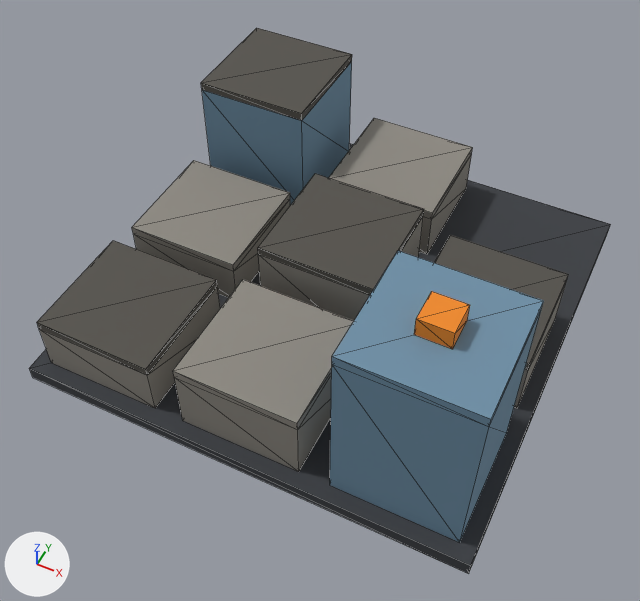
One commit to the glTF model public/assets/models/props/overworld-settlement-town.glb: the scene before it, then after it.
Camera for both pictures: a camera (50 mm lens) standing at (0.345, -0.755, 0.928) and looking at (0.006, -0.076, 0.079). The axes (+X, +Y, +Z) are drawn at lower left. The lights are the same throughout. The picture after the commit comes second. Mesh edges are drawn as thin lines. Vertices at exactly the same position are counted once.

Objects in the first picture: 'beacon', 'block0_body', 'block0_roof', 'block1_body', 'block1_roof', 'block2_body', 'block2_roof', 'block3_body', 'block3_roof', 'block4_body', 'block4_roof', 'block5_body', 'block5_roof', 'block6_body', 'block6_roof', 'block7_body', 'block7_roof', 'plate'.
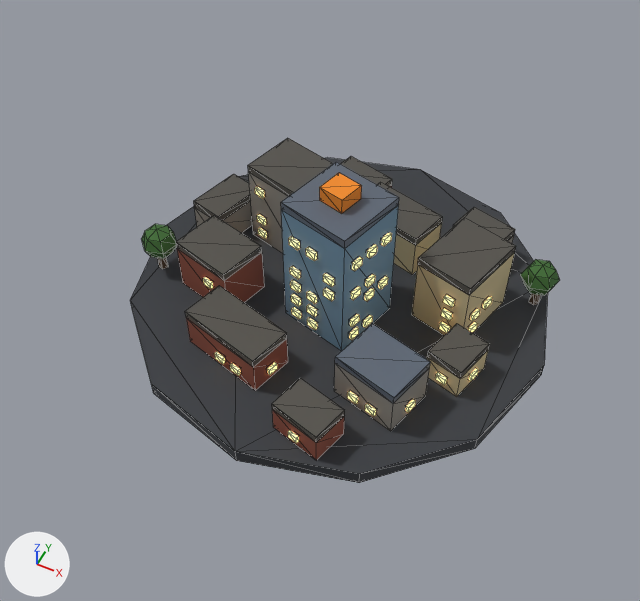
What differs and where, as boxes (x1, y1, x2, y2) in the pictures (640 x 601 px):
'plate', reshaped (28% narrower, 25% shorter): before (29, 143, 611, 574); after (130, 158, 547, 483)
'settlement', added: after (141, 138, 560, 460)
'block2_body', deleted (blue): before (330, 311, 541, 542)
'block2_roof', deleted (blue): before (332, 251, 544, 426)
'block1_roof', deleted: before (173, 279, 354, 430)
'block0_roof', deleted: before (37, 241, 217, 375)
'block4_roof', deleted: before (258, 174, 424, 295)
'block6_body', deleted (blue): before (202, 62, 352, 205)
'block3_roof', deleted: before (132, 160, 290, 271)
'block6_roof', deleted: before (201, 28, 352, 121)
'block7_roof', deleted: before (329, 118, 473, 219)
'block1_body', deleted: before (174, 376, 331, 471)
'block0_body', deleted: before (39, 286, 220, 408)
'block5_roof', deleted: before (434, 235, 569, 370)
'block4_body', deleted: before (258, 217, 423, 321)
'block3_body', deleted: before (133, 200, 290, 297)
'beacon', deleted (orange): before (414, 291, 470, 349)
'block7_body', deleted: before (419, 154, 472, 254)
'block5_body', deleted: before (514, 283, 566, 408)

The change, as a diff of the scene's bpy script:
```diff
--- a/public/assets/models/props/overworld-settlement-town.glb.py
+++ b/public/assets/models/props/overworld-settlement-town.glb.py
@@ me_plate @@
-me_plate.from_pydata(...)  # 8 vertices, 12 faces; spans x -0.3..0.3, y -0.3..0.3, z -0.01..0.01
+me_plate.from_pydata(...)  # 24 vertices, 44 faces; spans x -0.29..0.29, y -0.29..0.29, z -0.01..0.01
+# me_plate part 1: the whole mesh is rebuilt
 me_plate.materials.append(mat_env_asphalt)
@@ ob_block0_body @@
-ob_block0_body = bpy.data.objects.new('block0_body', me_block0_body)
@@ ob_block0_roof @@
-ob_block0_roof = bpy.data.objects.new('block0_roof', me_block0_roof)
@@ ob_block1_body @@
-ob_block1_body = bpy.data.objects.new('block1_body', me_block1_body)
@@ ob_block1_roof @@
-ob_block1_roof = bpy.data.objects.new('block1_roof', me_block1_roof)
@@ ob_block2_body @@
-ob_block2_body = bpy.data.objects.new('block2_body', me_block2_body)
@@ ob_block2_roof @@
-ob_block2_roof = bpy.data.objects.new('block2_roof', me_block2_roof)
@@ ob_block3_body @@
-ob_block3_body = bpy.data.objects.new('block3_body', me_block3_body)
@@ ob_block3_roof @@
-ob_block3_roof = bpy.data.objects.new('block3_roof', me_block3_roof)
@@ ob_block4_body @@
-ob_block4_body = bpy.data.objects.new('block4_body', me_block4_body)
@@ ob_block4_roof @@
-ob_block4_roof = bpy.data.objects.new('block4_roof', me_block4_roof)
@@ ob_block5_body @@
-ob_block5_body = bpy.data.objects.new('block5_body', me_block5_body)
@@ ob_block5_roof @@
-ob_block5_roof = bpy.data.objects.new('block5_roof', me_block5_roof)
@@ ob_block6_body @@
-ob_block6_body = bpy.data.objects.new('block6_body', me_block6_body)
@@ ob_block6_roof @@
-ob_block6_roof = bpy.data.objects.new('block6_roof', me_block6_roof)
@@ ob_block7_body @@
-ob_block7_body = bpy.data.objects.new('block7_body', me_block7_body)
@@ ob_block7_roof @@
-ob_block7_roof = bpy.data.objects.new('block7_roof', me_block7_roof)
@@ ob_beacon @@
-ob_beacon = bpy.data.objects.new('beacon', me_beacon)
@@ ob_settlement @@
+ob_settlement = bpy.data.objects.new('settlement', me_settlement)  # 686 vertices, 1080 faces; spans x -0.271..0.269, y -0.257..0.215, z 0.02..0.241; in mat_env_glass (blue #6e8fa6), mat_tdf_grey_mid (greyish blue #5b6573), mat_env_window_lit (beige #ffd08a, glowing beige #ffd08a), mat_env_concrete (grey #8e8a82), mat_env_roof (dark grey #55524c), mat_env_plaster_warm (beige #c8b990), mat_env_brick (brown #8a4b3a), mat_env_bark (brown #5a4634), mat_env_foliage (dark green #3f6b33), mat_tdf_orange (orange #f08a24)
+ob_settlement.location = (0.0, 0.0, 0.0)
```
